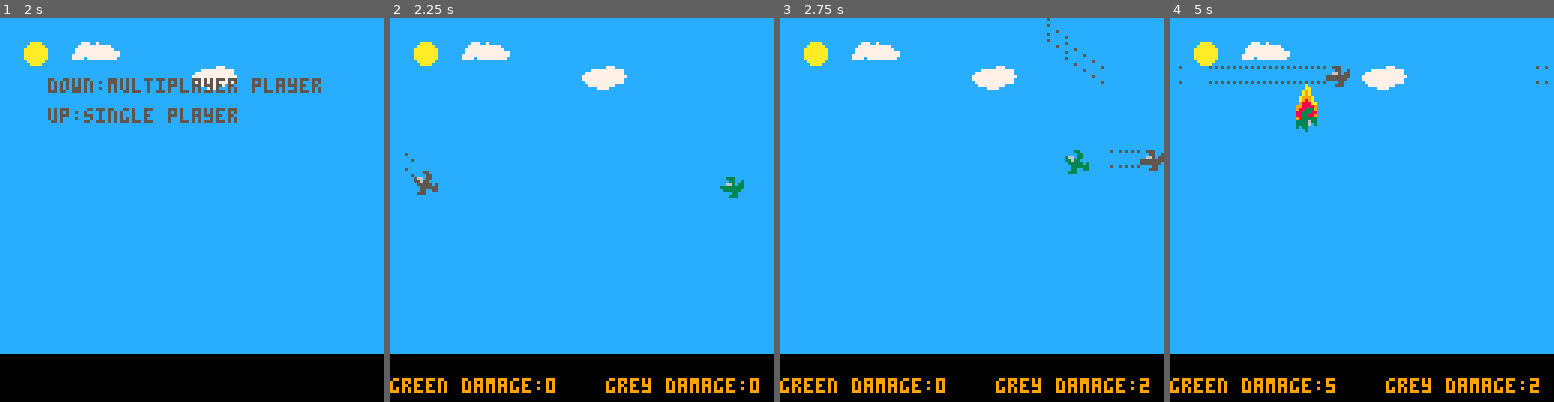
Above: before the commit, frames 1-4 (left to right).
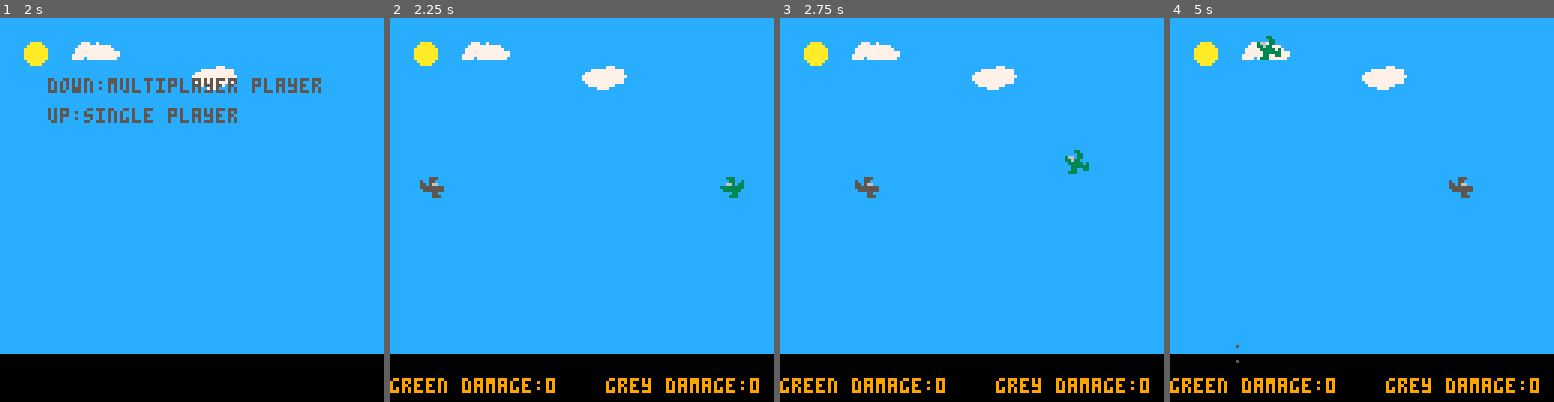
Above: after the commit, the same moments.

Repository: jerrybookbenson/pico8-games
Game: PICO-8 cartridge plane-battle.p8
Two runs of this game, one before a commit and one after it. Both use one fixed random seed, a clock stepped at 60 frames per second and the inputs below.
Inputs:
- Up to frame 1 (2 s): tap X (X key) at 0.33, 1.07, 1.85 s; tap O (Z key) at 0.7, 1.7 s; hold Right from 1.6 s (still down)
- Up to frame 2 (2.25 s): release Right at 2.1 s; tap O (Z key) at 2.1 s; hold Up from 2.15 s (still down)
- Up to frame 3 (2.75 s): release Up at 2.42 s; hold Right from 2.47 s (still down); tap O (Z key) at 2.5 s
- Up to frame 4 (5 s): tap O (Z key) every 0.4 s from 2.9 to 4.9 s; tap X (X key) at 2.97, 4.08 s; release Right at 3.03 s; hold Left 3.08-3.58 s; hold Right 4.02-4.68 s; hold Up from 4.73 s (still down)

Frame 1 is identical in both runs. In frame 2, 0.2% of the frame differs, in the area x 3-15%, y 35-47%; in frame 3, 0.6%; in frame 4, 1.4%, in the area x 2-99%, y 4-97%.

Commit message:
middle of making AI turn. fixed firing as falling

Diff:
--- a/plane-battle.p8
+++ b/plane-battle.p8
@@ -543,18 +543,28 @@
 
 
 function singleplayer()
-  local is_turning = false
-  if (is_singleplayer) then
-
-    if (pl1.direction == "n" or pl1.direction == "s" or pl1.direction == "e" or pl1.direction == "w")then
-      pl2.direction = "nw"
-      pl2.spr = pl2_nw
-
-    elseif(pl1.direction == "nw" or pl1.direction == "ne" or pl1.direction == "sw" or pl1.direction == "se")then
-      pl2.direction = "w"
-      pl2.spr = pl2_w
-
-    end
+
+  --THESE ARE GLOBALS
+  is_turning = false
+   rand_direction = flr(rnd(2))
+   turn_min = 5
+   turn_max = flr(rnd(1000)) + turn_min
+   turn_counter = 0
+
+  if (is_singleplayer and not is_crashing) then
+    if (turn_counter == turn_max) then
+      if (rand_direction == 1) then
+        if (pl1.direction == "n") then
+          pl2.direction = "nw"
+
+        end
+      elseif (rand_direction == 0) then
+        if (pl1.direction == "n") then
+          pl2.direction = "ne"
+        end
+      end
+    end
+    turn_counter = turn_counter + 1
     if (is_turning == false and pl2.spr != pl2_flame_spr) then
       if (pl2.spr == pl2_nw) then
         make_actor(pl2.x-.6,pl2.y-.6,bullet_spr_horiz,"nw")
